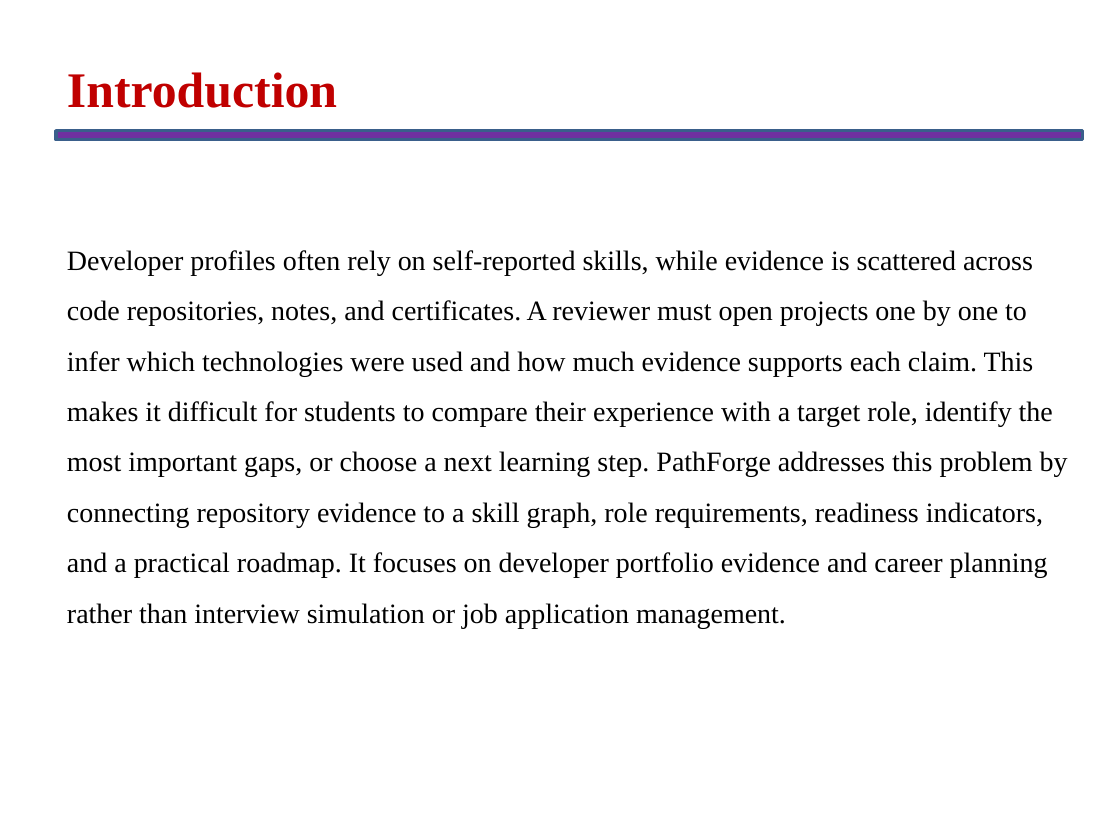
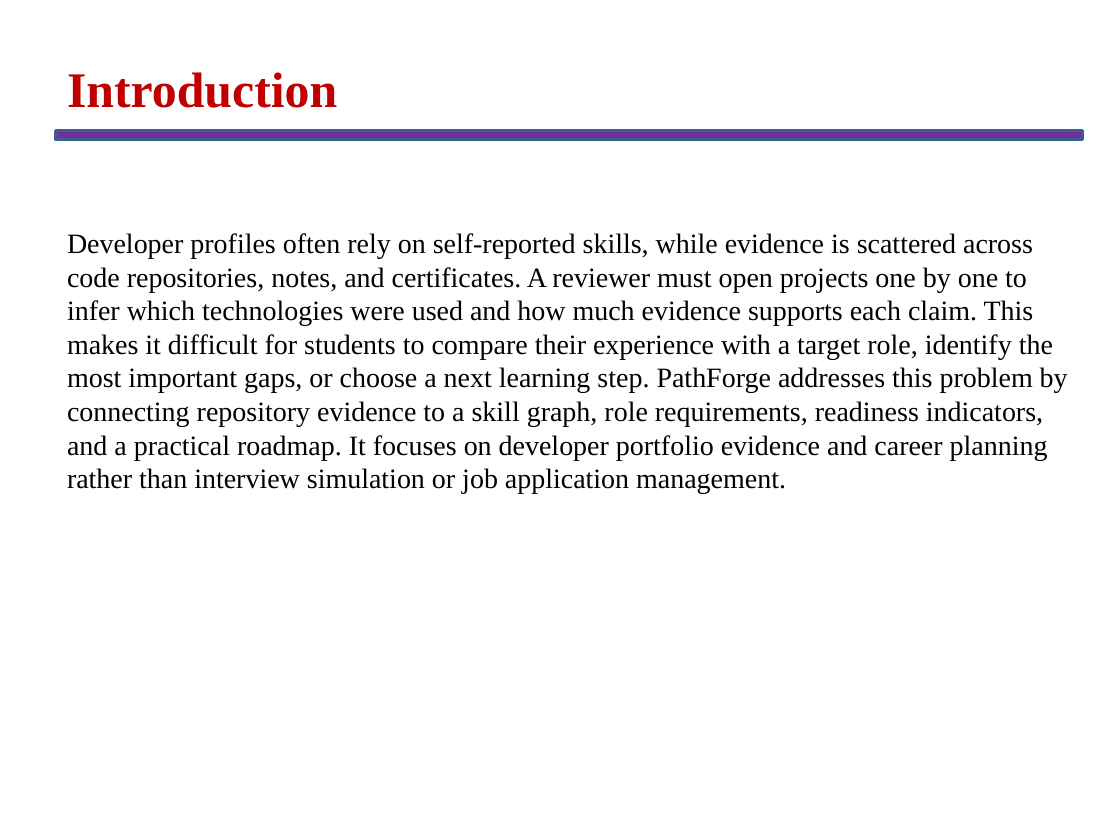
Before and after one commit to Rohithsilent/PathForge, a slide deck: slide 6 of .pathforge-output/PathForge_Project_Presentation.pptx. Drawn at 1120x840 pixels with LibreOffice and Linux fonts; fonts in the diff are those of the drawing. Boxes give left, top, right and bottom in pixels: in the first picture for what was removed or moved away, otherwise in the second. Text is boxed around its words. In the diff, an @@ line names an element or a change of style, - is before the commit and + after.

```diff
--- a/.pathforge-output/PathForge_Project_Presentation.pptx
+++ b/.pathforge-output/PathForge_Project_Presentation.pptx
@@ text "Developer profiles often rely on ..." at (67, 233, 1068, 494): line spacing 1.5 to 1 @@
```
Also in this commit, not shown: 10 other slides changed, 1 slide added, 2 slides removed, 29 other files.
